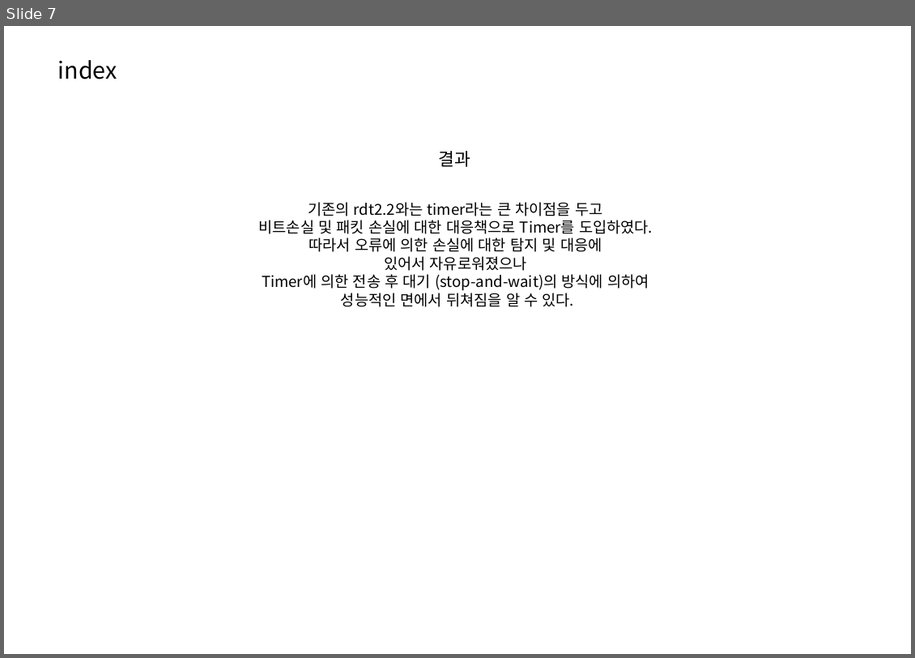
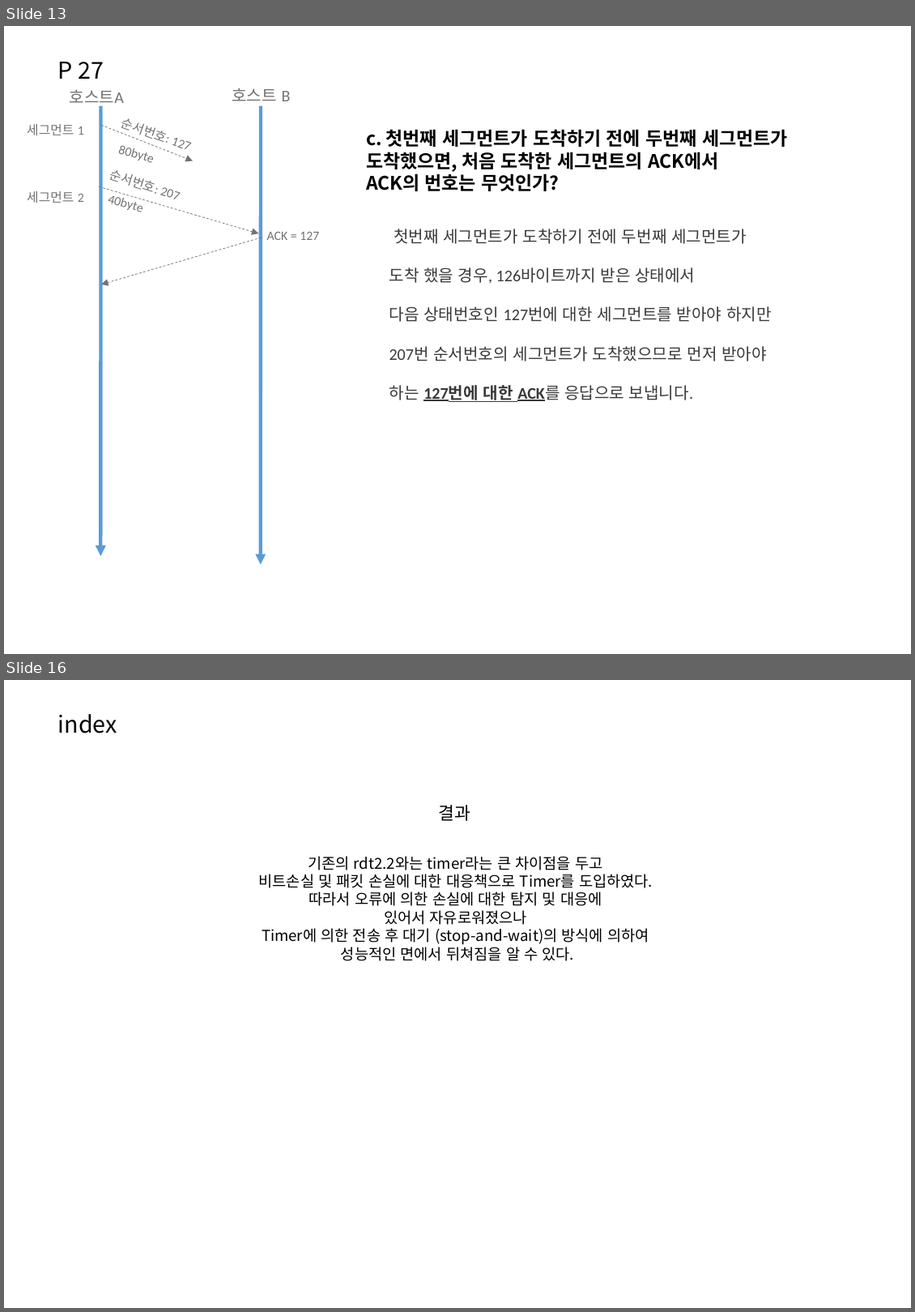
Before and after one commit to ingkoon/2020-s, a slide deck: ComputerNetwork/exc10/20151167 이인재 컴퓨터네트워크 연습문제(P 31, P 27).pptx. Shown one above the other, each under a label of ours: slide 7 before the commit, slides 13 and 16 after it; the slides between them are not shown. The pictures are 915x658 and 915x1312 pixels, drawn with LibreOffice and Linux fonts; fonts in the diff are those of the drawing; background and template pictures are left out. Boxes give left, top, right and bottom in pixels: in the first picture for what was removed or moved away, otherwise in the second. Text is boxed around its words. In the diff, an @@ line names an element or a change of style, - is before the commit and + after.

```diff
--- a/ComputerNetwork/exc10/20151167 이인재 컴퓨터네트워크 연습문제(P 31, P 27).pptx
+++ b/ComputerNetwork/exc10/20151167 이인재 컴퓨터네트워크 연습문제(P 31, P 27).pptx
@@ slide 13 added at <box>4,26,911,654</box>, background picture (left out) @@
@@ text added at <box>58,62,104,79</box>, 20 pt, text #000000 @@
+P 27
@@ text added at <box>70,89,124,108</box>, 14 pt, text #767171 @@
+호스트A
@@ text added at <box>232,88,291,107</box>, 14 pt, text #767171 @@
+호스트 B
@@ arrow added from (101, 106) to (100, 557), #5B9BD5 3 pt @@
@@ text added at <box>121,118,164,143</box>, 11 pt, text #767171 @@
+순서번호: 127
@@ arrow added from (261, 106) to (260, 565), #5B9BD5 3 pt @@
@@ text added at <box>27,124,84,135</box>, 11 pt, text #767171 @@
+세그먼트 1
@@ arrow added from (101, 125) to (193, 161), #767171 0.5 pt dashed @@
@@ text added at <box>108,135,212,186</box>, 11 pt, text #767171 @@
+80byte
@@ text added at <box>366,129,787,191</box>, 16 pt, text #000000, bold @@
+c. 첫번째 세그먼트가 도착하기 전에 두번째 세그먼트가
+도착했으면, 처음 도착한 세그먼트의 ACK에서
+ACK의 번호는 무엇인가?
@@ text added at <box>108,170,178,199</box>, 11 pt, text #767171 @@
+순서번호: 207
@@ text added at <box>27,191,84,203</box>, 11 pt, text #767171 @@
+세그먼트 2
@@ text added at <box>97,184,202,236</box>, 11 pt, text #767171 @@
+40byte
@@ arrow added from (99, 187) to (258, 233), #767171 0.5 pt dashed @@
@@ arrow added from (261, 238) to (101, 285), #767171 0.5 pt dashed @@
@@ text added at <box>267,232,319,240</box>, 11 pt, text #767171 @@
+ACK = 127
@@ text added at <box>390,228,772,402</box>, 14 pt, text #3B3838 @@
+첫번째 세그먼트가 도착하기 전에 두번째 세그먼트가
+도착 했을 경우, 126바이트까지 받은 상태에서
+다음 상태번호인 127번에 대한 세그먼트를 받아야 하지만
+207번 순서번호의 세그먼트가 도착했으므로 먼저 받아야
+하는 127번에 대한 ACK를 응답으로 보냅니다.
@@ what was slide 7 is now slide 16 @@
```
Also in this commit, not shown: 4 slides changed, 10 other slides added, 2 slides removed, 1 other file.
